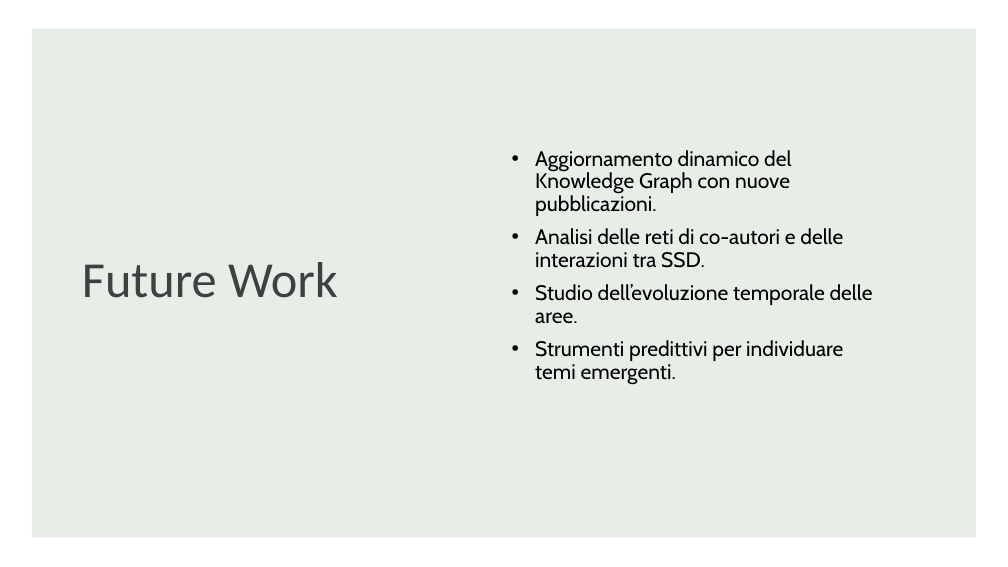
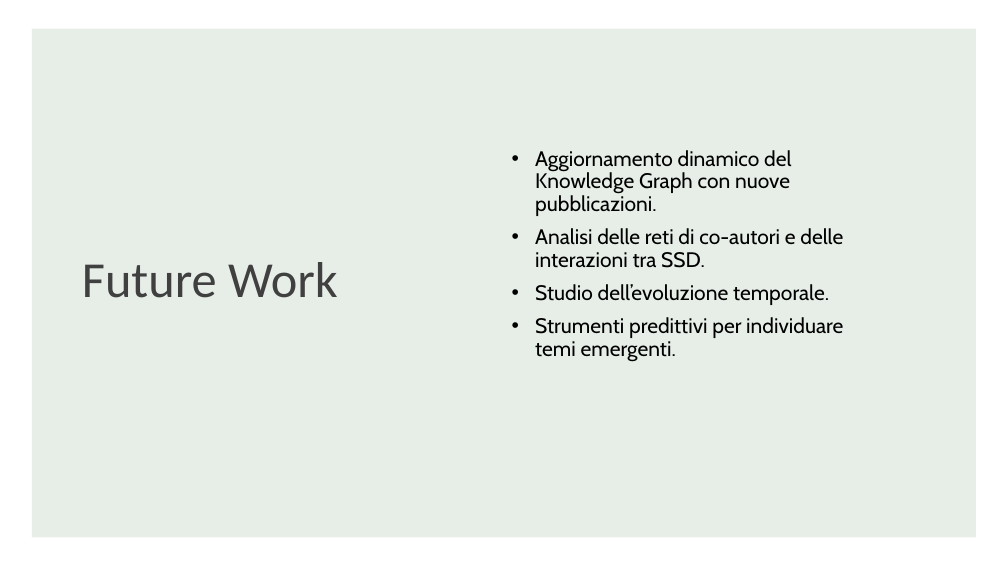
Before and after one commit to sofia-223/UnimoreKnowledgeGraph, a slide deck: slide 17 of Analysis of Thematica Crtitical Mass in the UNIMORE presentazione.pptx (slide 16 before the commit). Drawn at 1008x567 pixels with LibreOffice and Linux fonts; fonts in the diff are those of the drawing. Boxes give left, top, right and bottom in pixels: in the first picture for what was removed or moved away, otherwise in the second. Text is boxed around its words. In the diff, an @@ line names an element or a change of style, - is before the commit and + after.

```diff
--- a/Analysis of Thematica Crtitical Mass in the UNIMORE presentazione.pptx
+++ b/Analysis of Thematica Crtitical Mass in the UNIMORE presentazione.pptx
@@ text at <box>535,284,829,305</box>: text changed @@
-• Studio dell’evoluzione temporale delle aree.
+• Studio dell’evoluzione temporale.
```
Also in this commit, not shown: 7 other slides changed, 1 slide added, 1 other file.
